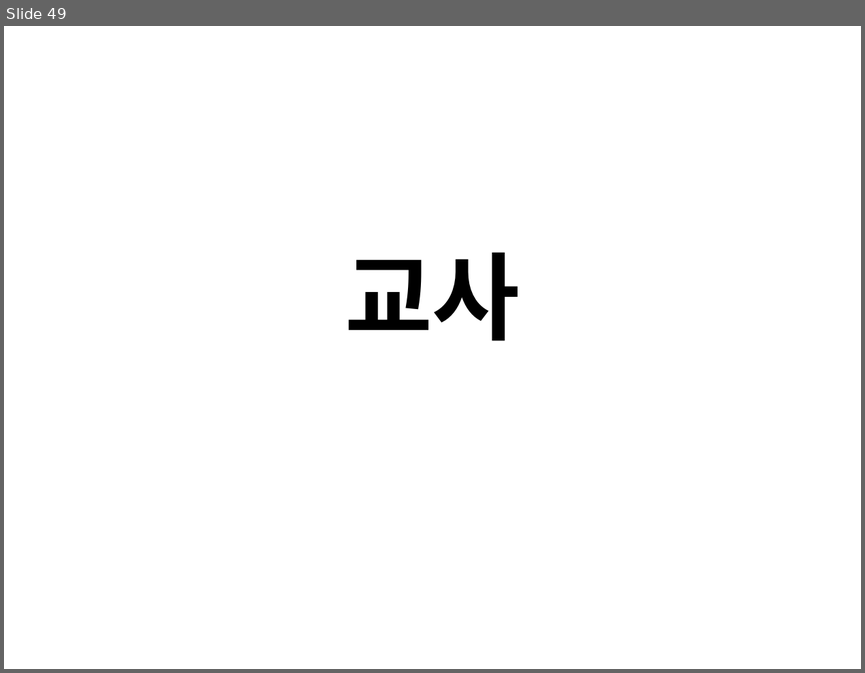
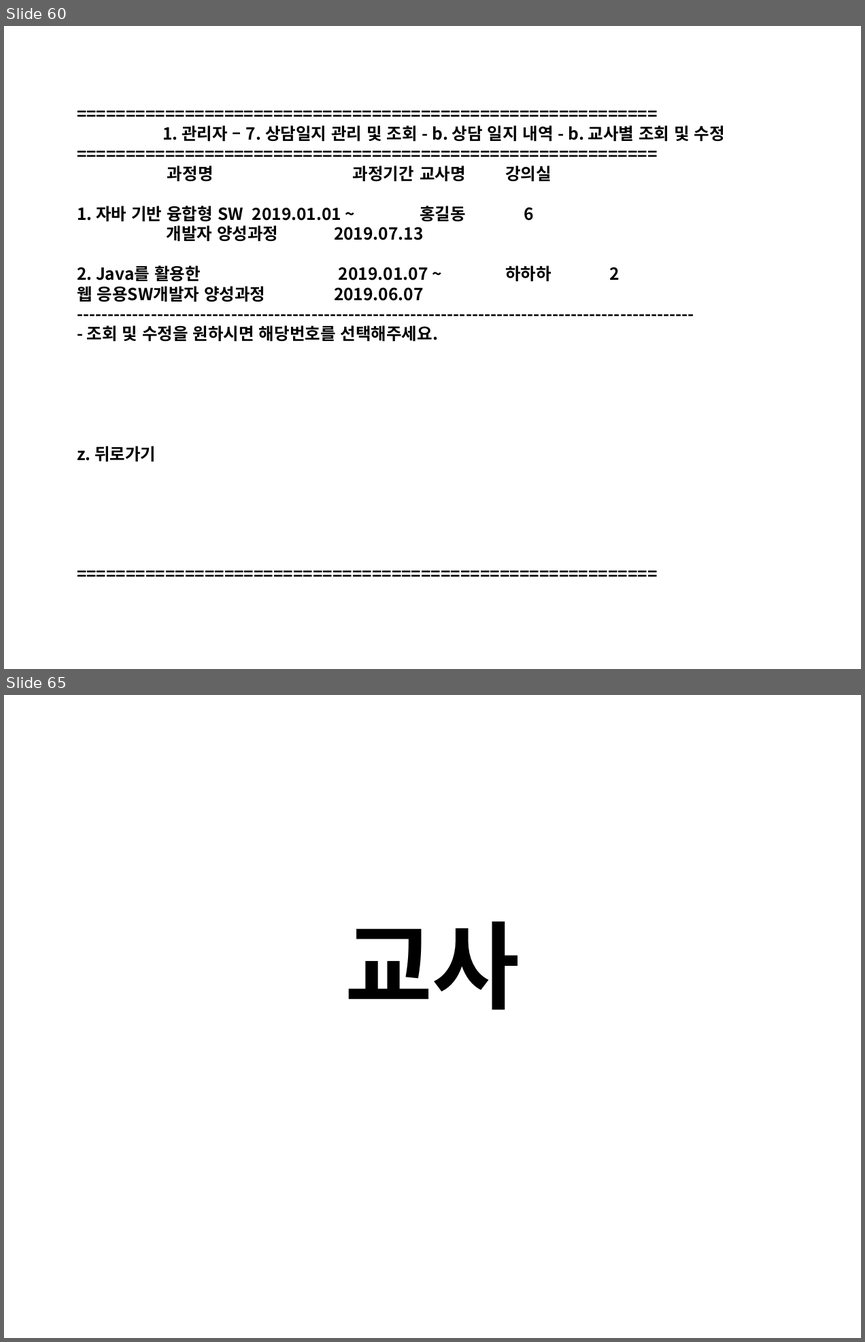
Before and after one commit to Yian-Kim/SEDU-Center, a slide deck: 03. 화면설계/01. 관리자/[디비2조]화면설계_관리자.pptx. Shown one above the other, each under a label of ours: slide 49 before the commit, slides 60 and 65 after it; the slides between them are not shown. The pictures are 865x673 and 865x1342 pixels, drawn with LibreOffice and Linux fonts; fonts in the diff are those of the drawing. Boxes give left, top, right and bottom in pixels: in the first picture for what was removed or moved away, otherwise in the second. Text is boxed around its words. In the diff, an @@ line names an element or a change of style, - is before the commit and + after.

Commit message:
Modify File [[디비2조]화면설계_관리자.pptx]
1. POWER POINT 파일 수정

- [디비2조]화면설계_관리자.pptx 파일 수정
  (03. 화면설계\01. 관리자\[디비2조]화면설계_관리자.pptx)
- 모든 메뉴 추가

```diff
--- a/03. 화면설계/01. 관리자/[디비2조]화면설계_관리자.pptx
+++ b/03. 화면설계/01. 관리자/[디비2조]화면설계_관리자.pptx
@@ slide 60 added at <box>4,26,861,669</box>, background #FFFFFF @@
@@ text added at <box>77,125,725,461</box>, 14 pt, text #000000, bold @@
+===========================================================
+1. 관리자 – 7. 상담일지 관리 및 조회 - b. 상담 일지 내역 - b. 교사별 조회 및 수정
+===========================================================
+과정명 과정기간 교사명 강의실
+1. 자바 기반 융합형 SW 2019.01.01 ~ 홍길동 6
+개발자 양성과정 2019.07.13
+2. Java를 활용한 2019.01.07 ~ 하하하 2
+웹 응용SW개발자 양성과정 2019.06.07
+----------------------------------------------------------------------------------------------------
+- 조회 및 수정을 원하시면 해당번호를 선택해주세요.
+z. 뒤로가기
+===========================================================
@@ what was slide 49 is now slide 65 @@
```
Also in this commit, not shown: 4 slides changed, 15 other slides added.
